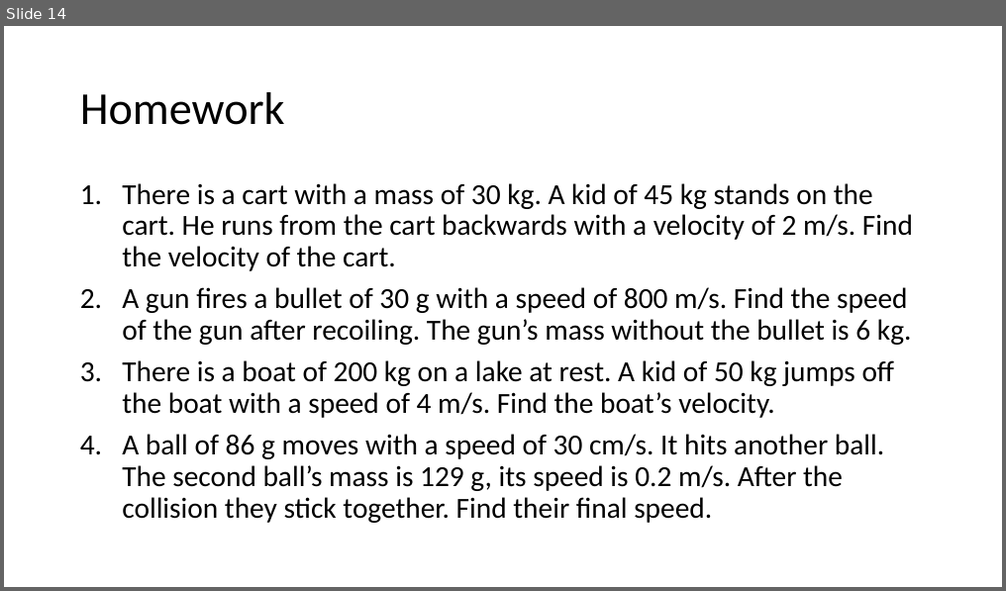
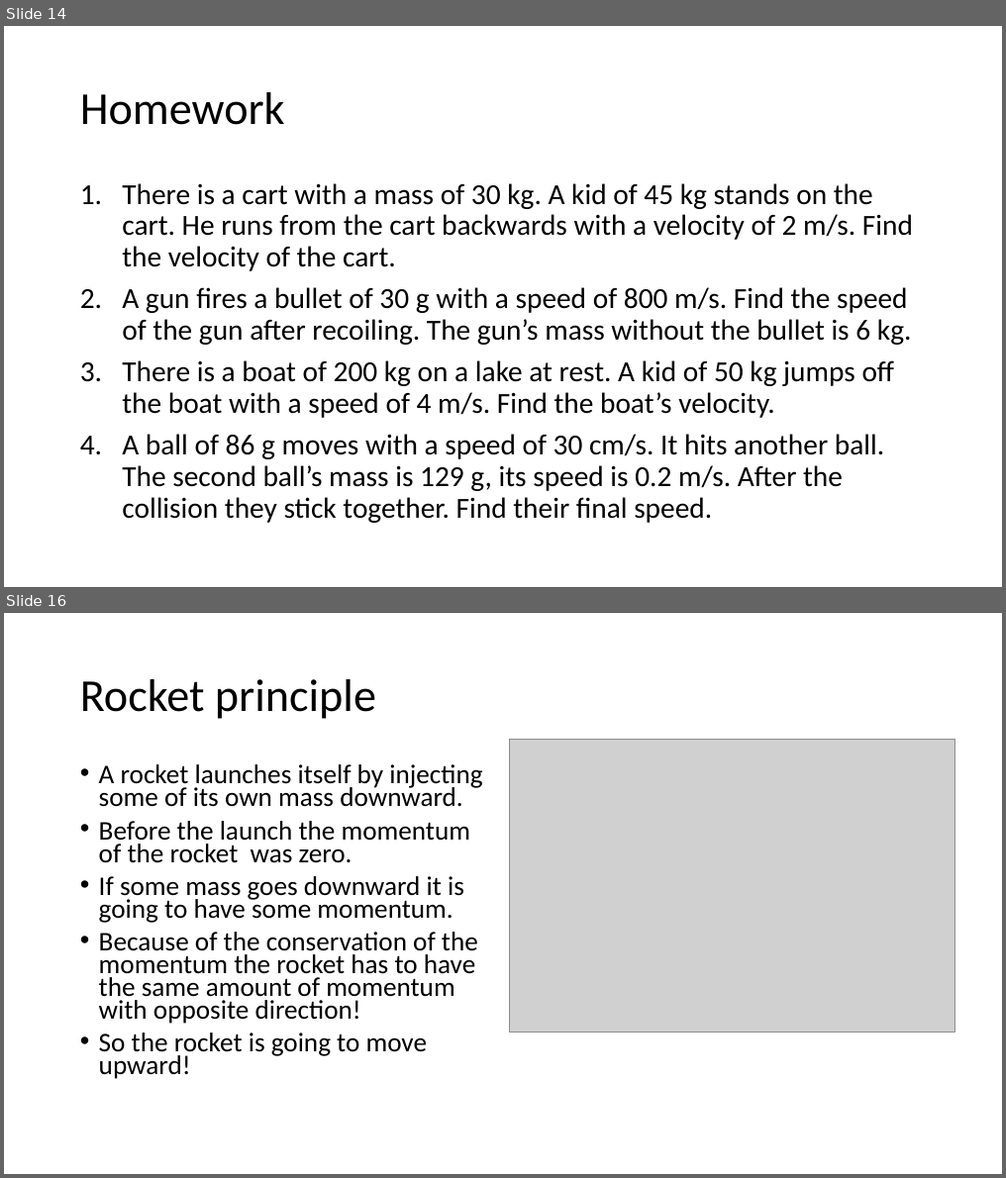
Before and after one commit to acsabai/acsabai.github.io, a slide deck: classes/Physics9ab/downloads/Momentum.pptx. Shown one above the other, each under a label of ours: slide 14 before the commit, slides 14 and 16 after it; the slides between them are not shown. The pictures are 1006x591 and 1006x1178 pixels, drawn with LibreOffice and Linux fonts; fonts in the diff are those of the drawing; grey boxes stand for pictures. Boxes give left, top, right and bottom in pixels: in the first picture for what was removed or moved away, otherwise in the second. Text is boxed around its words. In the diff, an @@ line names an element or a change of style, - is before the commit and + after.

```diff
--- a/classes/Physics9ab/downloads/Momentum.pptx
+++ b/classes/Physics9ab/downloads/Momentum.pptx
@@ slide 16 added at [4, 613, 1002, 1174], background #FFFFFF @@
@@ title added at [80, 679, 376, 719], 44 pt, text #000000 @@
+Rocket principle
@@ picture added at [509, 740, 955, 1032] @@
@@ text added at [99, 764, 482, 1079], 25.9 pt, text #000000 @@
+• A rocket launches itself by injecting some of its own mass downward.
+• Before the launch the momentum of the rocket was zero.
+• If some mass goes downward it is going to have some momentum.
+• Because of the conservation of the momentum the rocket has to have the same amount of momentum with opposite direction!
+• So the rocket is going to move upward!
```
Also in this commit, not shown: 1 slide changed, 1 other slide added.
